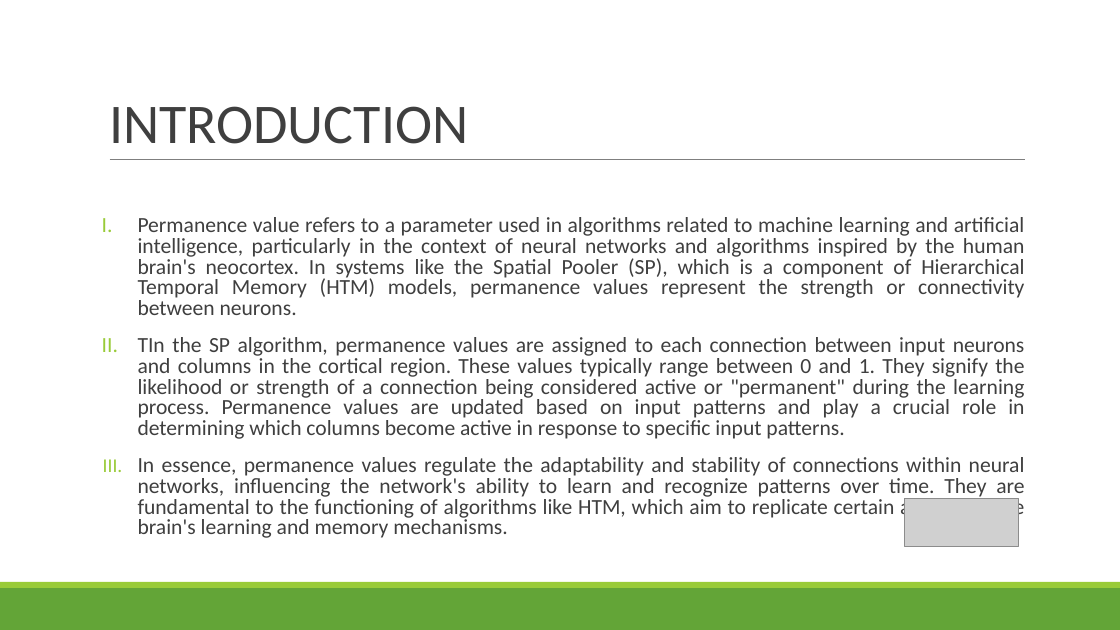
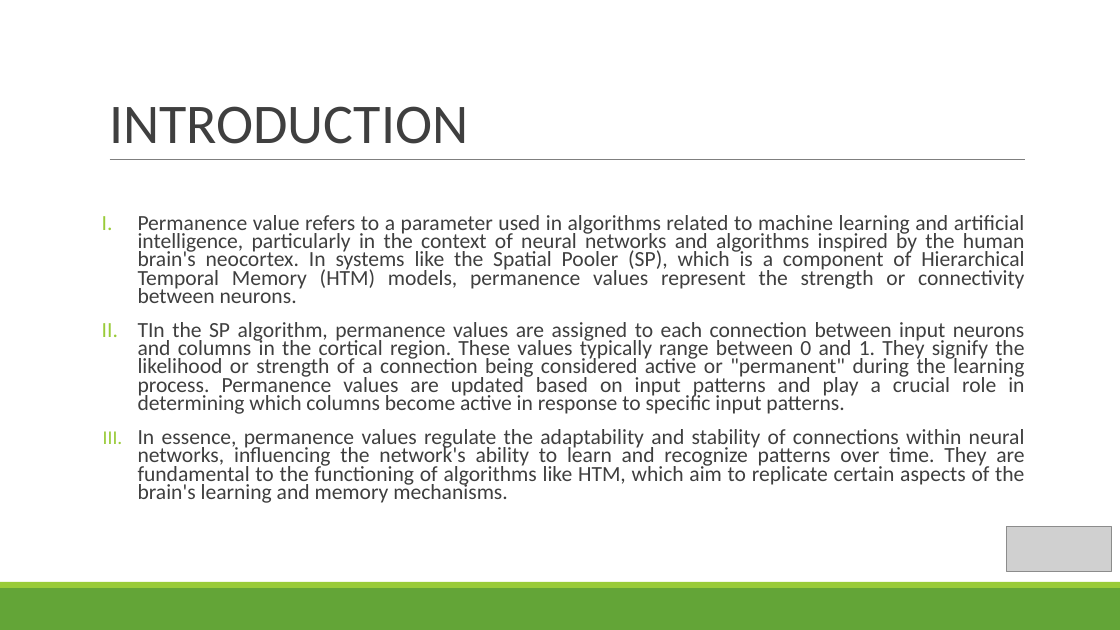
Before and after one commit to samsil2/neocortexapi_Samsil_Arefin, a slide deck: slide 4 of source/MySEProject/Documentation/ML 23:24-05 Implement the visualization of permanence value_Samsil_Arefin(Individual).pptx. Drawn at 1120x630 pixels with LibreOffice and Linux fonts; fonts in the diff are those of the drawing; grey boxes stand for pictures. Boxes give left, top, right and bottom in pixels: in the first picture for what was removed or moved away, otherwise in the second. Text is boxed around its words. In the diff, an @@ line names an element or a change of style, - is before the commit and + after.

```diff
--- a/source/MySEProject/Documentation/ML 23:24-05 Implement the visualization of permanence value_Samsil_Arefin(Individual).pptx
+++ b/source/MySEProject/Documentation/ML 23:24-05 Implement the visualization of permanence value_Samsil_Arefin(Individual).pptx
@@ text "Permanence value refers to a ..." at bbox=[138, 215, 1025, 503]: line spacing 0.8 to 0.7 @@
@@ picture: place and size @@
-picture at bbox=[904, 498, 1019, 546]
+picture at bbox=[1007, 527, 1112, 571]
```
Also in this commit, not shown: 9 other slides changed.
